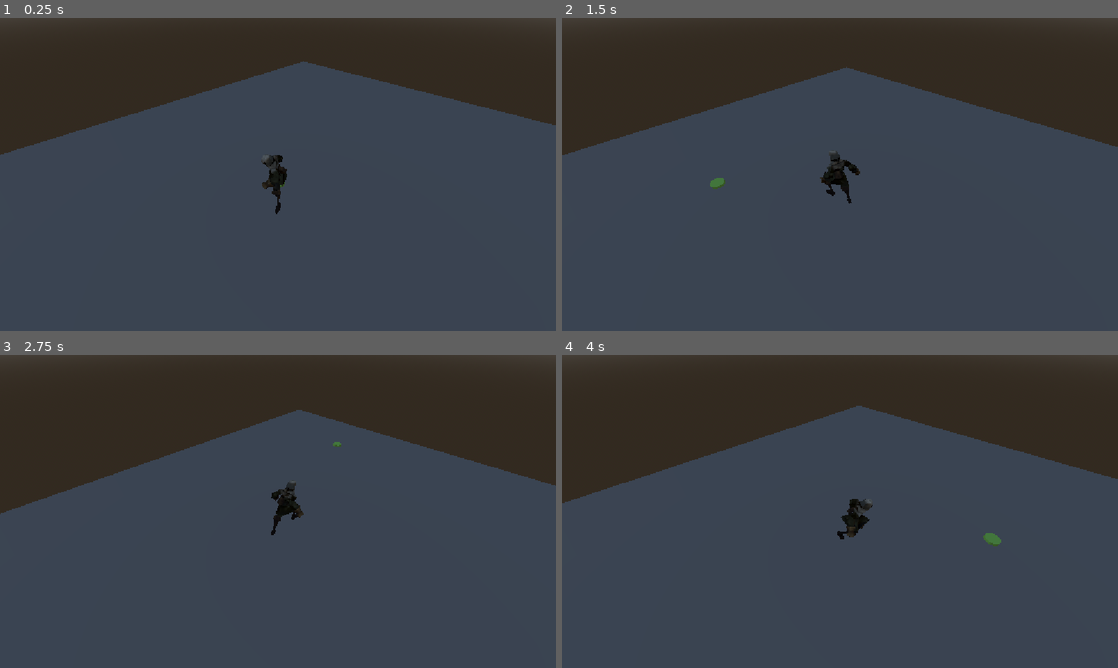
Above: before the commit, frames 1-4 (two rows, left to right).
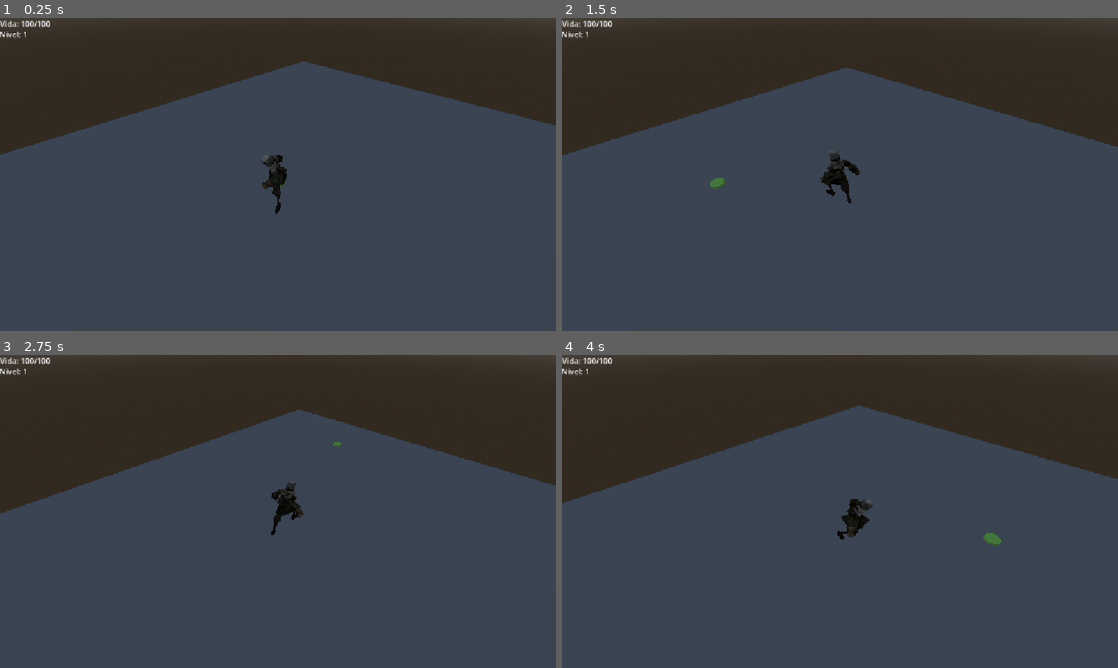
Above: after the commit, the same moments.

Repository: cherryh4ck/Unnamed
Game: Godot game, scene res://testmove.tscn
Same seed, same stepped clock (60 frames per second), same inputs: the game is played once before the commit and once after it.
Inputs (mouse positions are in pixels of both pictures, inside the frame that each line leads up to):
- Up to frame 1 (0.25 s): no input
- Up to frame 2 (1.5 s): move the mouse to (962, 158) at 0.52 s; click (962, 158) at 0.6 s; move the mouse to (728, 190) at 1.27 s; click (728, 190) at 1.35 s
- Up to frame 3 (2.75 s): move the mouse to (333, 442) at 2.02 s; click (333, 442) at 2.1 s
- Up to frame 4 (4 s): move the mouse to (812, 574) at 2.77 s; click (812, 574) at 2.85 s; move the mouse to (1006, 558) at 3.52 s; click (1006, 558) at 3.6 s

The runs differ from the first frame. In frame 1, 0.2% of the frame differs, in the area x 0-9%, y 0-7%; in frame 2, 0.2%; in frame 3, 0.2%; in frame 4, 0.2%.

Commit message:
Prueba de interfaz

Diff:
--- a/scripts/player/Stats.gd
+++ b/scripts/player/Stats.gd
@@ -5,8 +5,13 @@
 @export var exp: int = 0
 @export var exp_level: int = 25
 
+@onready var label_vida = $Control/Vida
+@onready var label_nivel = $Control/Nivel
+
 func _ready() -> void:
-	pass
+	label_vida.text = "Vida: " + str(vida) + "/" + str(max_vida)
+	label_nivel.text = "Nivel: " + str(nivel)
 
 func _process(delta: float) -> void:
-	pass
+	label_vida.text = "Vida: " + str(vida) + "/" + str(max_vida)
+	label_nivel.text = "Nivel: " + str(nivel)
--- a/testmove.tscn
+++ b/testmove.tscn
@@ -63,6 +63,26 @@
 transform = Transform3D(1, 0, 0, 0, 1, 0, 0, 0, 1, 0, -249.29492, 0)
 script = ExtResource("3_fdmbg")
 
+[node name="Control" type="Control" parent="CharacterBody3D/Player/Stats" unique_id=24359242]
+layout_mode = 3
+anchors_preset = 0
+offset_right = 747.0
+offset_bottom = 295.0
+
+[node name="Vida" type="Label" parent="CharacterBody3D/Player/Stats/Control" unique_id=205446770]
+layout_mode = 0
+offset_right = 210.0
+offset_bottom = 23.0
+text = "Vida:"
+
+[node name="Nivel" type="Label" parent="CharacterBody3D/Player/Stats/Control" unique_id=1418792345]
+layout_mode = 0
+offset_left = -1.0
+offset_top = 22.0
+offset_right = 39.0
+offset_bottom = 45.0
+text = "Nivel:"
+
 [node name="CollisionShape3D" type="CollisionShape3D" parent="CharacterBody3D" unique_id=10504279]
 transform = Transform3D(200, 0, 0, 0, 200, 0, 0, 0, 200, 0, 236.3157, 0)
 shape = SubResource("CapsuleShape3D_g4v7s")
